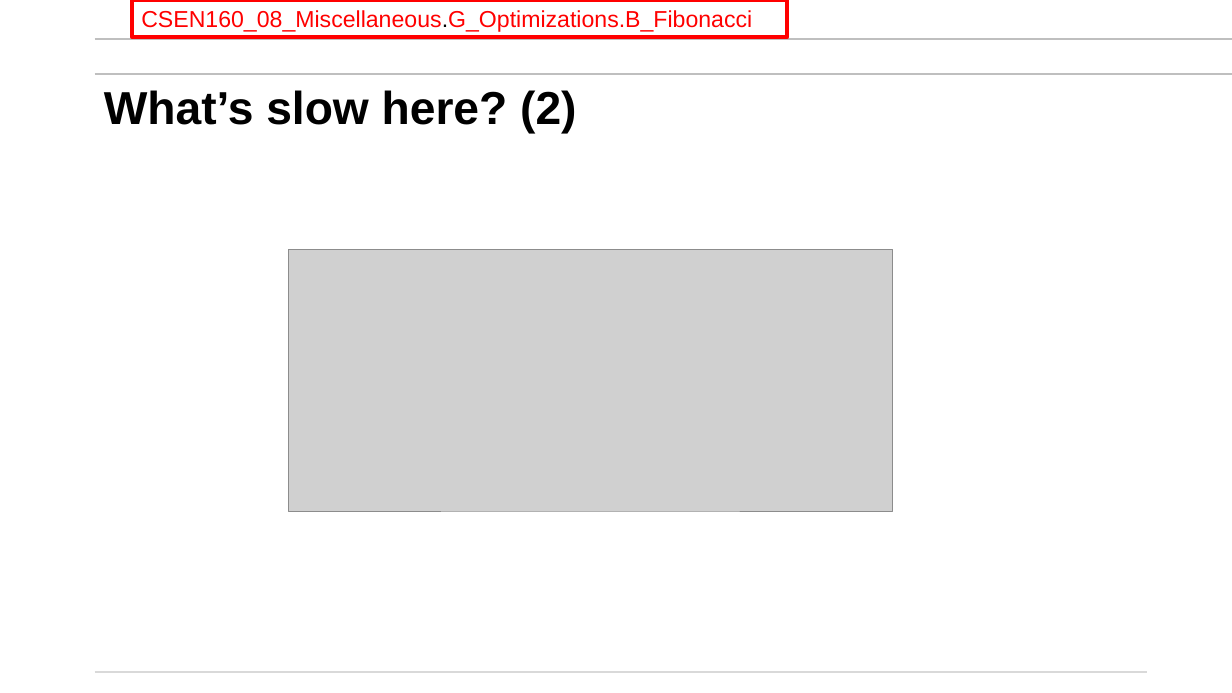
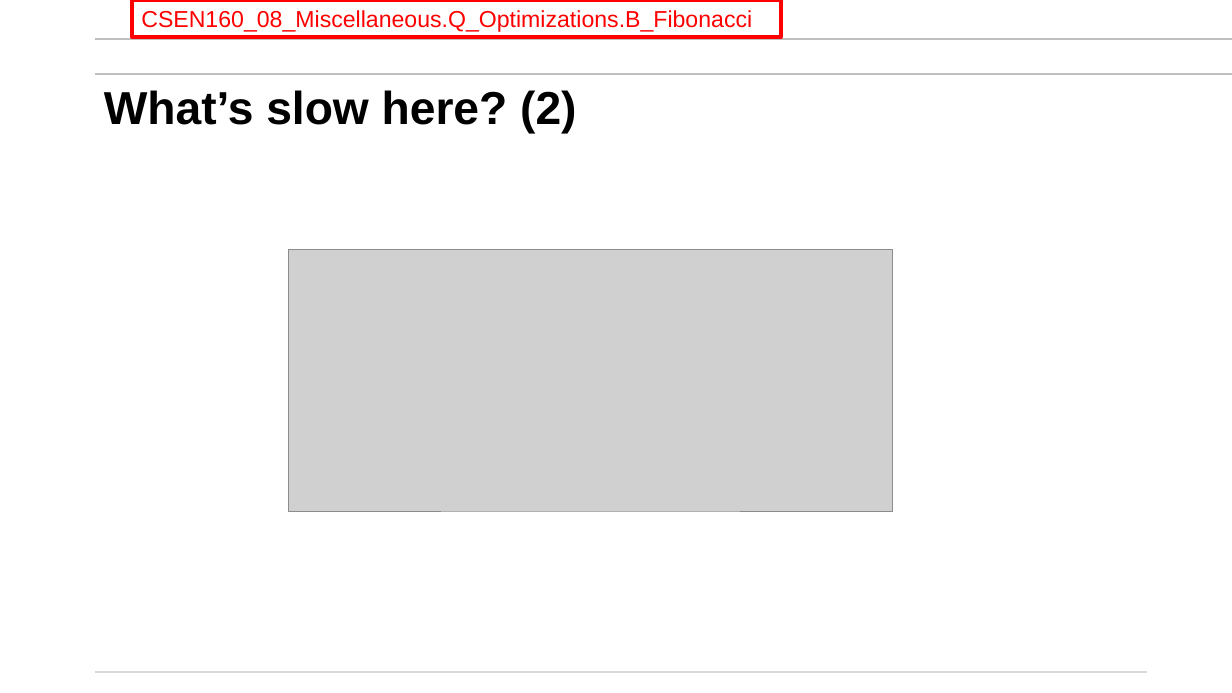
Before and after one commit to mikegrace2/CSEN160-Fall2026-Course-Website, a slide deck: slide 6 of lectures/Week08_Miscellaneous/2_Performance_Optimizations_Profiling_V4.pptx. Drawn at 1232x693 pixels with LibreOffice and Linux fonts; fonts in the diff are those of the drawing; grey boxes stand for pictures; background and template pictures are left out. Boxes give left, top, right and bottom in pixels: in the first picture for what was removed or moved away, otherwise in the second. Text is boxed around its words. In the diff, an @@ line names an element or a change of style, - is before the commit and + after.

Commit message:
Updated the optimization problems ...

```diff
--- a/lectures/Week08_Miscellaneous/2_Performance_Optimizations_Profiling_V4.pptx
+++ b/lectures/Week08_Miscellaneous/2_Performance_Optimizations_Profiling_V4.pptx
@@ rectangle "CSEN160_08_Miscellaneous.Q_Optimizations.B_Fibonacci": place and size @@
-rectangle "CSEN160_08_Miscellaneous.Q_Optimizations.B_Fibonacci" at (132,0,787,37)
+rectangle "CSEN160_08_Miscellaneous.Q_Optimizations.B_Fibonacci" at (132,0,781,37)
@@ text in rectangle at (141,10,752,32): text changed @@
-CSEN160_08_Miscellaneous.G_Optimizations.B_Fibonacci
+CSEN160_08_Miscellaneous.Q_Optimizations.B_Fibonacci
```
Also in this commit, not shown: 5 other slides changed.
